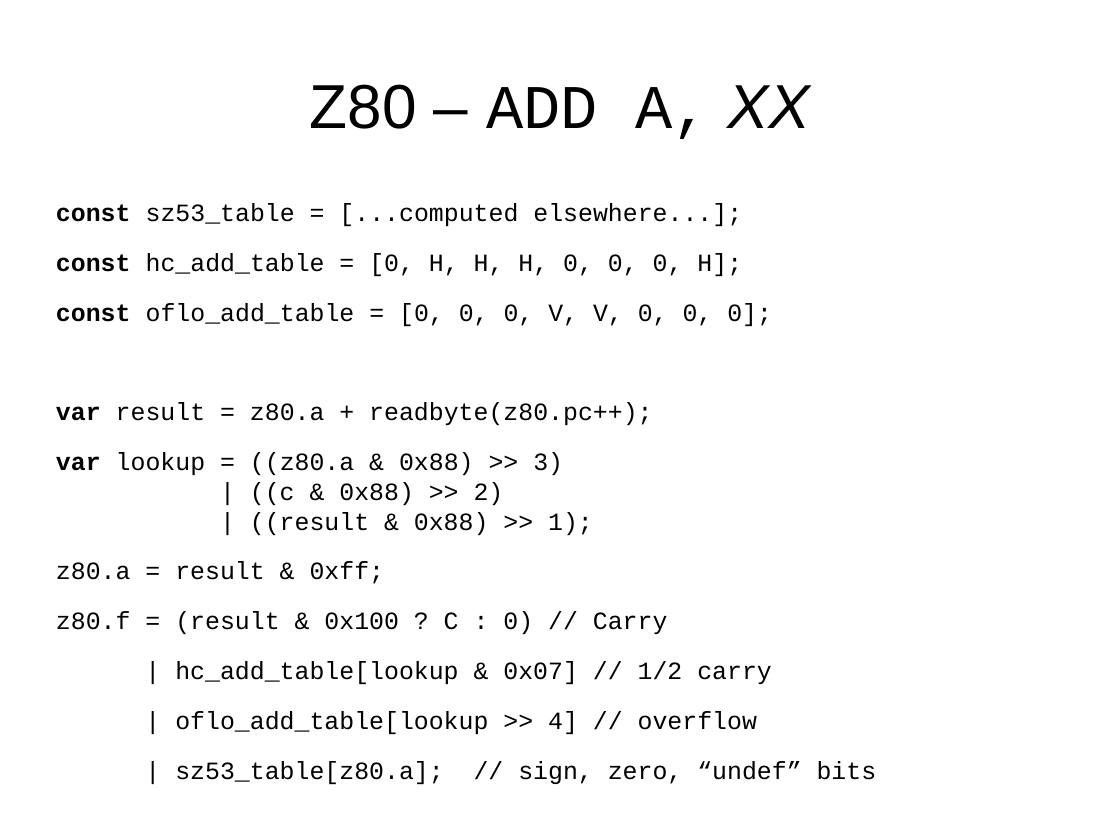
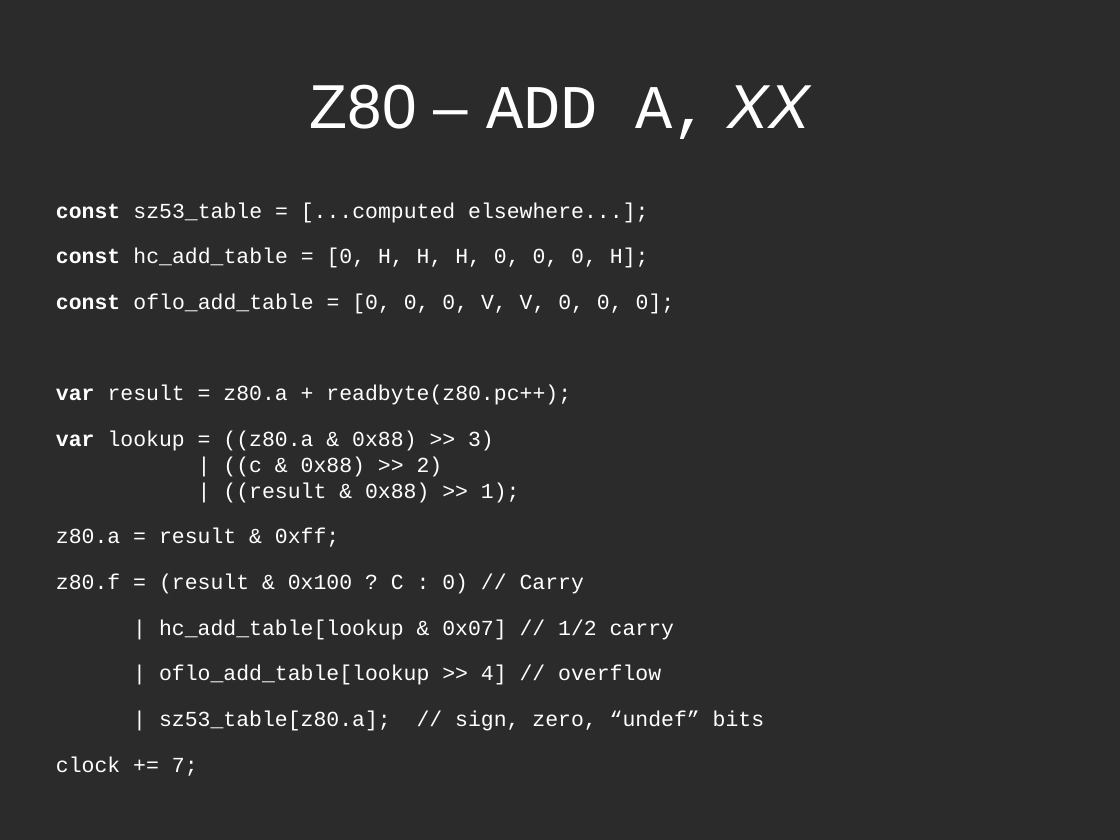
Before and after one commit to mattgodbolt/miracle-sms-emulator, a slide deck: slide 13 of emulating.odp. Drawn at 1120x840 pixels with LibreOffice and Linux fonts; fonts in the diff are those of the drawing; background and template pictures are left out; a plain dark background stands for a picture behind light text. Boxes give left, top, right and bottom in pixels: in the first picture for what was removed or moved away, otherwise in the second. Text is boxed around its words. In the diff, an @@ line names an element or a change of style, - is before the commit and + after.

```diff
--- a/emulating.odp
+++ b/emulating.odp
@@ background #FFFFFF to picture (left out) @@
@@ title "Z80 – ADD A, XX" at (310,84,810,139): text colour #000000 to #FFFFFF @@
@@ text at (56,202,764,731): paragraph added @@
+clock += 7;
@@ text at (56,202,764,731): size 17.6 to 15.2 pt, text colour #000000 to #FFFFFF @@
```
Also in this commit, not shown: 35 other slides changed, 2 slides removed, 2 other files.
